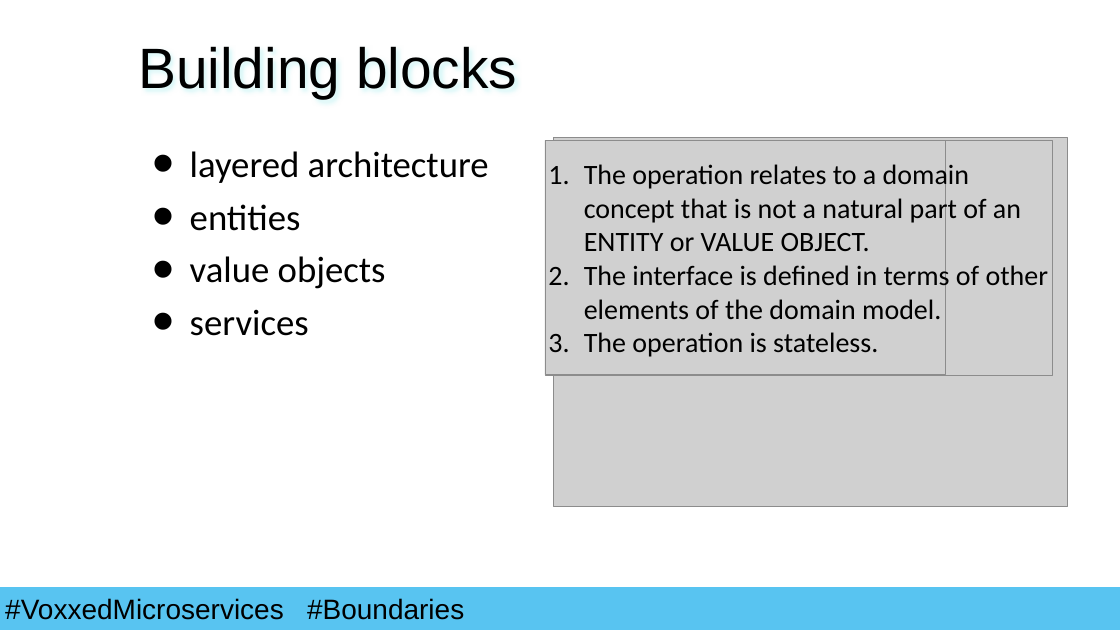
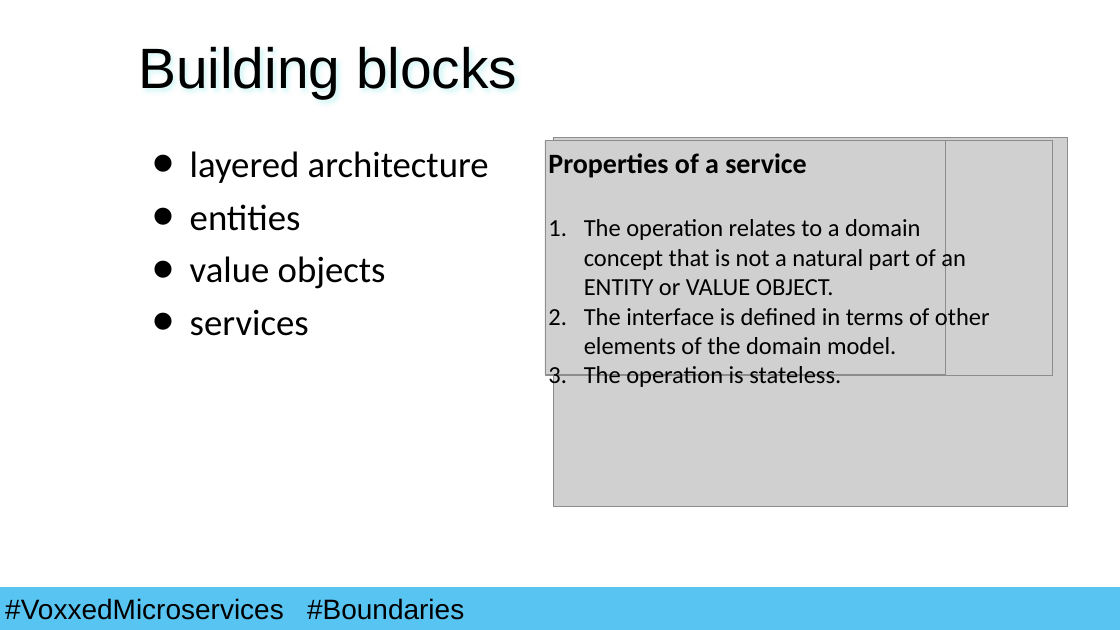
Before and after one commit to lvdpal/voxxed, a slide deck: slide 6 of Presentation.pptx. Drawn at 1120x630 pixels with LibreOffice and Linux fonts; fonts in the diff are those of the drawing; grey boxes stand for pictures; background and template pictures are left out. Boxes give left, top, right and bottom in pixels: in the first picture for what was removed or moved away, otherwise in the second. Text is boxed around its words. In the diff, an @@ line names an element or a change of style, - is before the commit and + after.

```diff
--- a/Presentation.pptx
+++ b/Presentation.pptx
@@ text "Properties of a service": place and size @@
-text "Properties of a service" at <box>584,161,1049,357</box>
+text "Properties of a service" at <box>548,153,990,387</box>
@@ text at <box>548,153,806,178</box>: paragraph added @@
+Properties of a service
@@ text at <box>584,219,990,387</box>: size 32 to 28 pt in "The operation relates to a domain concept ...", "The interface is defined in terms of ...", "The operation is stateless." @@
```
Also in this commit, not shown: 3 other slides changed, 1 slide removed.
